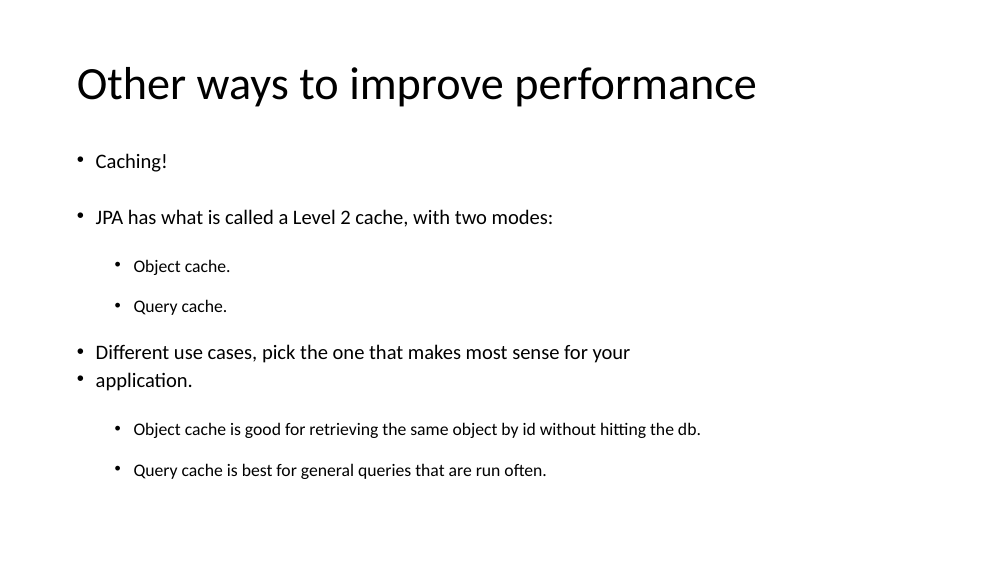
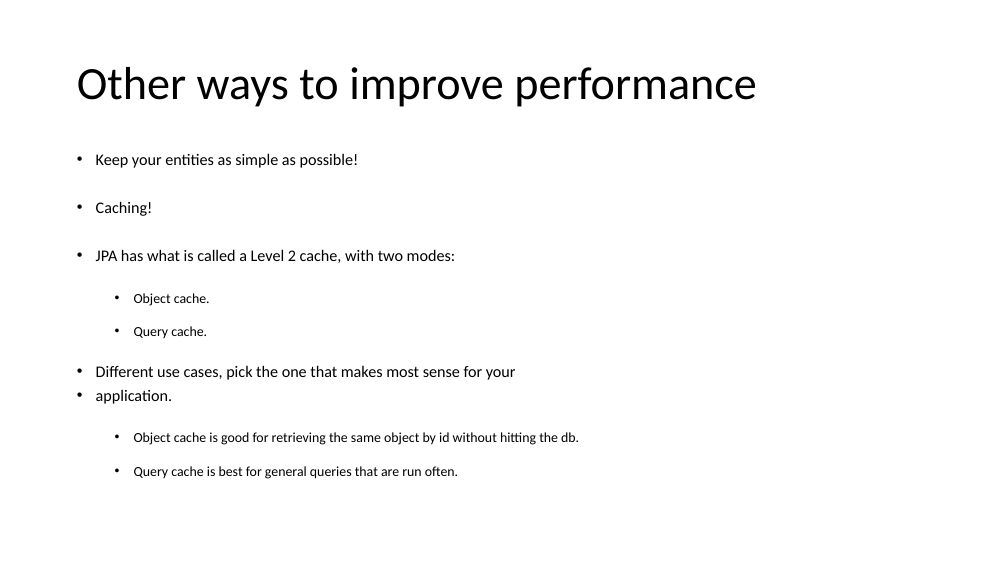
Before and after one commit to sfaria/jpa-demo, a slide deck: slide 19 of JPA-JPQL Query Performance.pptx. Drawn at 1008x567 pixels with LibreOffice and Linux fonts; fonts in the diff are those of the drawing. Boxes give left, top, right and bottom in pixels: in the first picture for what was removed or moved away, otherwise in the second. Text is boxed around its words. In the diff, an @@ line names an element or a change of style, - is before the commit and + after.

Commit message:
Slides

```diff
--- a/JPA-JPQL Query Performance.pptx
+++ b/JPA-JPQL Query Performance.pptx
@@ text at [96,153,359,168]: paragraph added @@
+• Keep your entities as simple as possible!
@@ text at [96,201,579,479]: size 19.6 to 15.4 pt in "Caching!", "JPA has what is called a Level ...", "Different use cases, pick the one that ...", "application."; size 16.8 to 13.2 pt in "Object cache.", "Query cache.", "Object cache is good for retrieving the ...", "Query cache is best for general queries ..." @@
```
